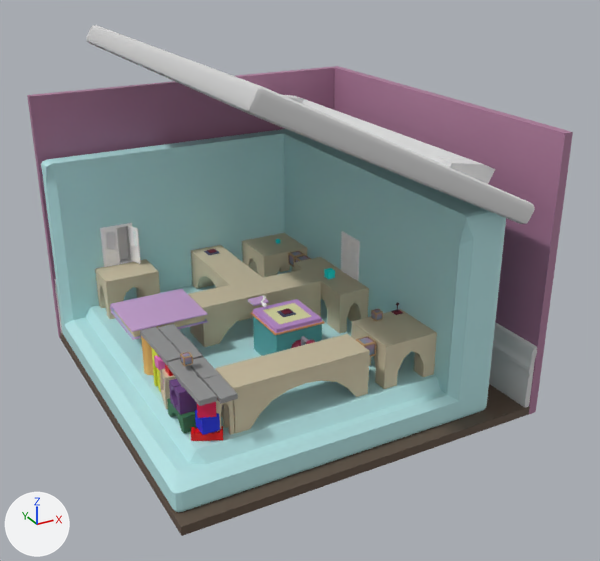
Two versions of the FBX model Resources/Assets/WIP/FBX/Level[Submerged]Deco.fbx, one commit apart.
Both versions are drawn from a 50 mm camera at (-0.397, -0.828, 0.429) aimed at (0.04, -0.032, 0.031). Lighting does not change. The marker at lower left points along +X, +Y and +Z. Where no turn or scale is listed for an object, it has been applied to the vertices. Vertices at the same position are counted once.

Objects in the first picture: 'Arc3', 'Arc4', 'Arc5', 'Book', 'bottomWall', 'exteriorFloor', 'exteriorLeftWall', 'exteriorWallRight', 'lidCeiling', 'lowerLeftWall', 'middleLeftWall', 'pillarPlatform', 'pillarPlatform2', 'pillarPlatform3', 'rightWall', 'upperLeftWall'.
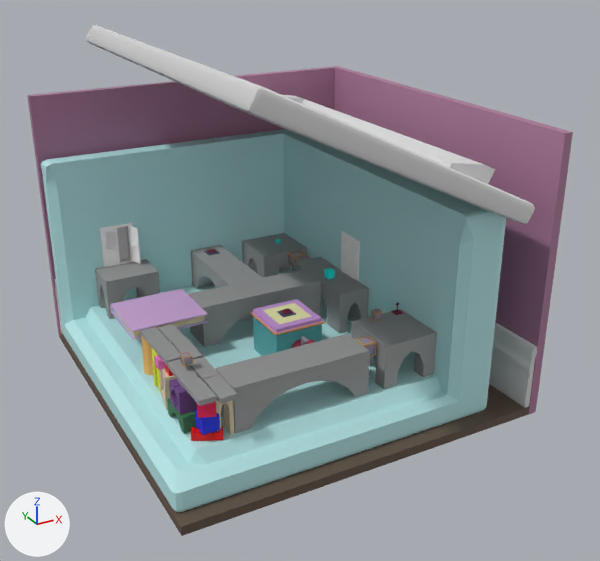
Commit message: Level fix

Where the newer file only moved an object's origin or applied its transform, the numbers keep the older frame.

Location of each change, [x1, y1, x2, y2] in pixels of the pictures (600 x 561 px):
'Book', deleted
    before: [248, 296, 269, 306]
part 1 of me_mesh_045, surface changed (beige to grey)
    both: [215, 334, 370, 434]
part 2 of me_mesh_049, surface changed (beige to grey)
    both: [95, 259, 160, 319]
part 3 of me_mesh_046, surface changed
    both: [188, 269, 321, 347]
part 4 of me_mesh_030, surface changed
    both: [351, 309, 437, 389]
part 5 of me_mesh_050, surface changed
    both: [191, 245, 262, 321]
part 6 of me_mesh_048, surface changed
    both: [242, 233, 307, 278]

The change, as a list of edits to the scene's bpy script:
```text
Change me_mesh_050:
    where me_mesh_050.from_pydata(...)  # 44 vertices, 84 faces; spans x -0.0226..0.0231, y -0.0689..0.0658, z -0.0269..0.0269
    used by ob_arc5; location = (0.013, 0.129, -0.027)
    me_mesh_050 part 5: texture (UV) coordinates of 84 of 84 faces, centred in x -0.0226..0.0231, y -0.0689..0.0658, z -0.0269..0.0269, changed; they spanned u 0.86..0.98, v 0.31..0.56 and now span u 0.73..0.77, v 0.85..0.94
Change me_mesh_045:
    where me_mesh_045.from_pydata(...)  # 44 vertices, 84 faces; spans x -0.081..0.079, y -0.023..0.023, z -0.027..0.027
    used by ob_arc3; location = (-0.03, -0.148, -0.027)
    me_mesh_045 part 1: texture (UV) coordinates of 84 of 84 faces, centred in x -0.081..0.079, y -0.023..0.023, z -0.027..0.027, changed; they spanned u 0.86..0.98, v 0.31..0.56 and now span u 0.73..0.77, v 0.86..0.93
Change me_mesh_049:
    where me_mesh_049.from_pydata(...)  # 114 vertices, 224 faces; spans x -0.0352..0.0352, y -0.0255..0.0255, z -0.0268..0.0268
    used by ob_pillarplatform3; location = (-0.109, 0.171, -0.027)
    me_mesh_049 part 2: texture (UV) coordinates of 224 of 224 faces, centred in x -0.0352..0.0352, y -0.0255..0.0255, z -0.0268..0.0268, changed; they spanned u 0.86..0.93, v 0.01..0.24 and now span u 0.74..0.76, v 0.86..0.94
Change me_mesh_048:
    where me_mesh_048.from_pydata(...)  # 114 vertices, 224 faces; spans x -0.0352..0.0352, y -0.0352..0.0352, z -0.0268..0.0268
    used by ob_pillarplatform2; location = (0.105, 0.16, -0.027)
    me_mesh_048 part 6: texture (UV) coordinates of 224 of 224 faces, centred in x -0.0352..0.0352, y -0.0352..0.0352, z -0.0268..0.0268, changed; they spanned u 0.86..0.93, v 0.01..0.24 and now span u 0.73..0.76, v 0.85..0.95
Change me_mesh_046:
    where me_mesh_046.from_pydata(...)  # 44 vertices, 84 faces; spans x -0.085..0.079, y -0.023..0.023, z -0.027..0.027
    used by ob_arc4; location = (0.018, 0.038, -0.027)
    me_mesh_046 part 3: texture (UV) coordinates of 84 of 84 faces, centred in x -0.085..0.079, y -0.023..0.023, z -0.027..0.027, changed; they spanned u 0.86..0.98, v 0.31..0.56 and now span u 0.72..0.78, v 0.85..0.96
Change me_mesh_030:
    where me_mesh_030.from_pydata(...)  # 114 vertices, 224 faces; spans x -0.0352..0.0352, y -0.0352..0.0352, z -0.0455..0.008
    used by ob_pillarplatform; location = (0.105, -0.137, -0.008)
    me_mesh_030 part 4: texture (UV) coordinates of 224 of 224 faces, centred in x -0.0352..0.0352, y -0.0352..0.0352, z -0.0455..0.008, changed; they spanned u 0.86..0.93, v 0.01..0.24 and now span u 0.74..0.77, v 0.84..0.95
Remove ob_book:
    ob_book = bpy.data.objects.new('Book', me_mesh_054)
    ob_book.location = (0.0, 0.0, 0.0)
```
